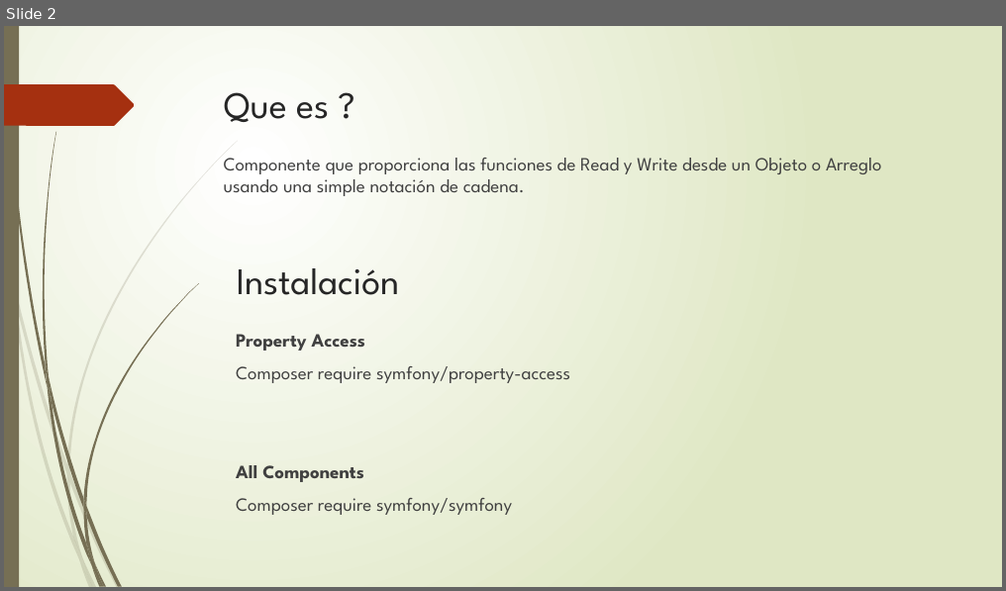
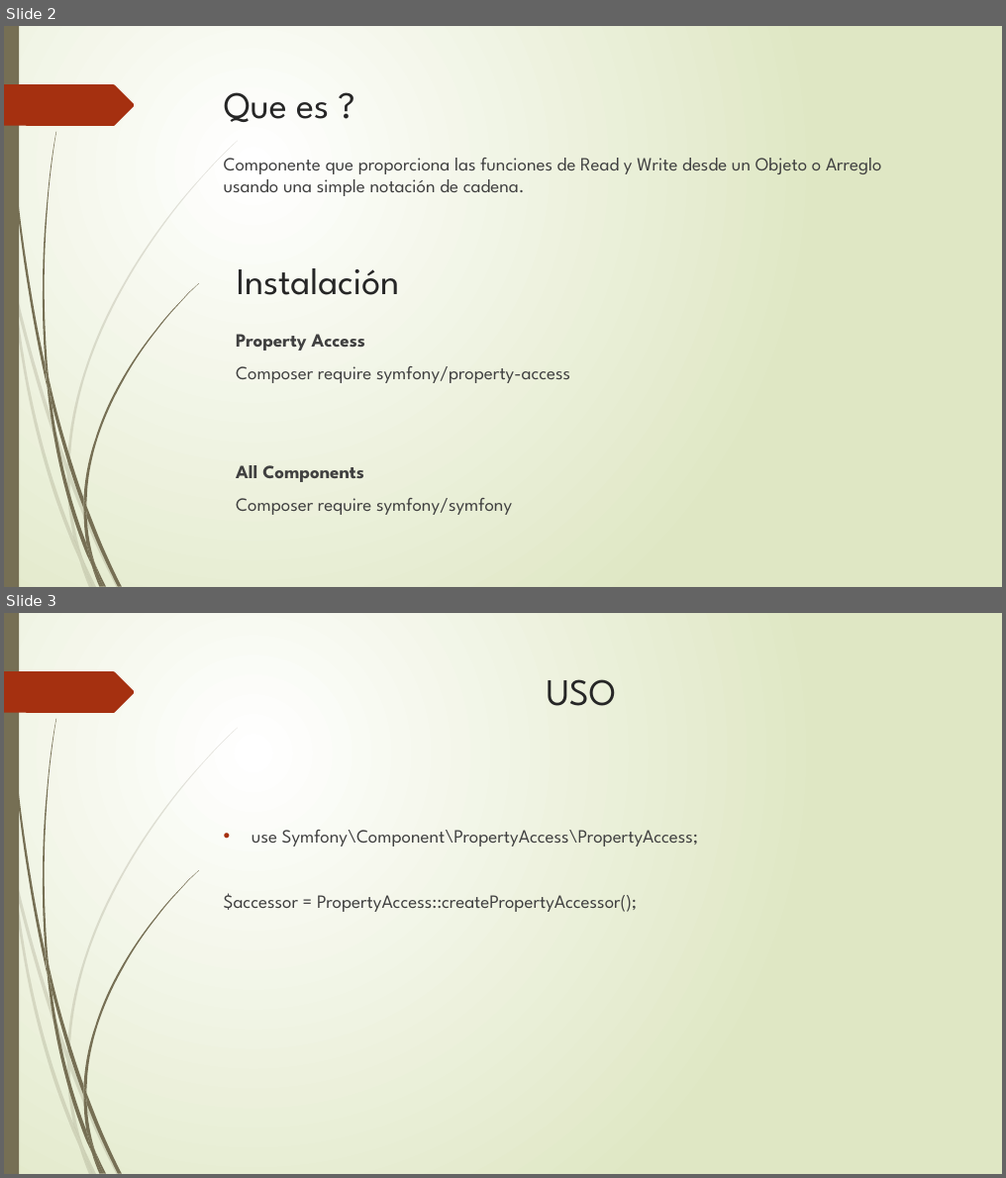
Before and after one commit to jeenson/myproject, a slide deck: Exposición Property Access Component.pptx. Shown one above the other, each under a label of ours: slide 2 before the commit, slides 2 and 3 after it. The pictures are 1006x591 and 1006x1178 pixels, drawn with LibreOffice and Linux fonts; fonts in the diff are those of the drawing. Boxes give left, top, right and bottom in pixels: in the first picture for what was removed or moved away, otherwise in the second. Text is boxed around its words. In the diff, an @@ line names an element or a change of style, - is before the commit and + after.

```diff
--- a/Exposición Property Access Component.pptx
+++ b/Exposición Property Access Component.pptx
@@ slide 3 added at <box>4,613,1002,1174</box>, background gradient #FFFFFF to #DFE8C4; not listed: 24 template elements that a slide beside it also shows @@
@@ title added at <box>547,679,616,706</box>, 36 pt, text #262626 @@
+USO
@@ text added at <box>224,830,698,912</box>, 18 pt, text #404040 @@
+• use Symfony\Component\PropertyAccess\PropertyAccess;
+$accessor = PropertyAccess::createPropertyAccessor();
```
Also in this commit, not shown: 3 other slides added, 1 other file.
